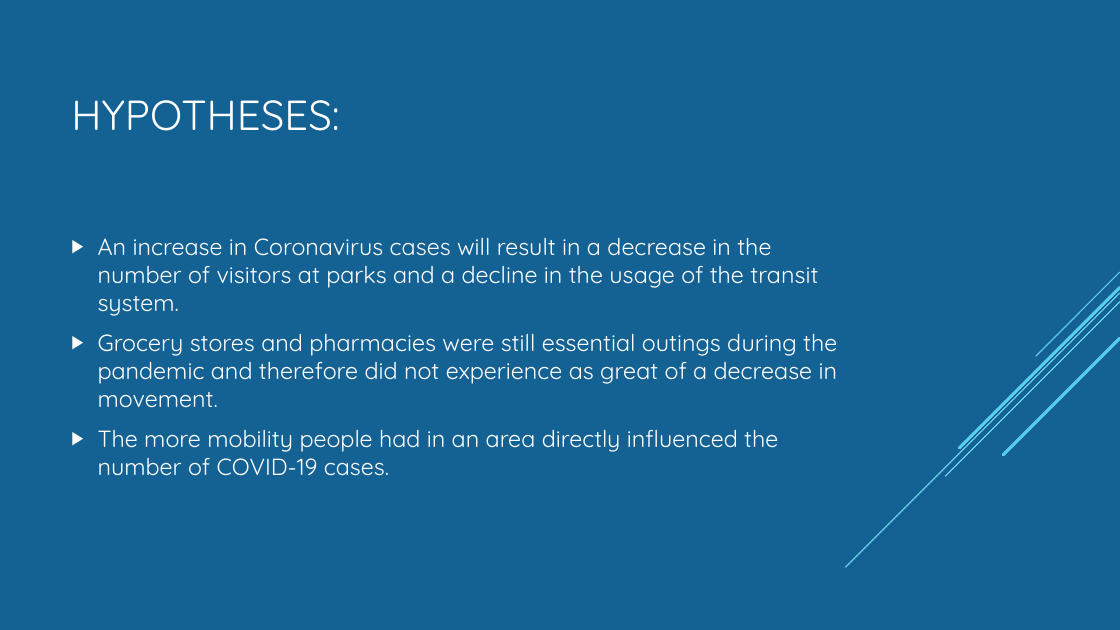
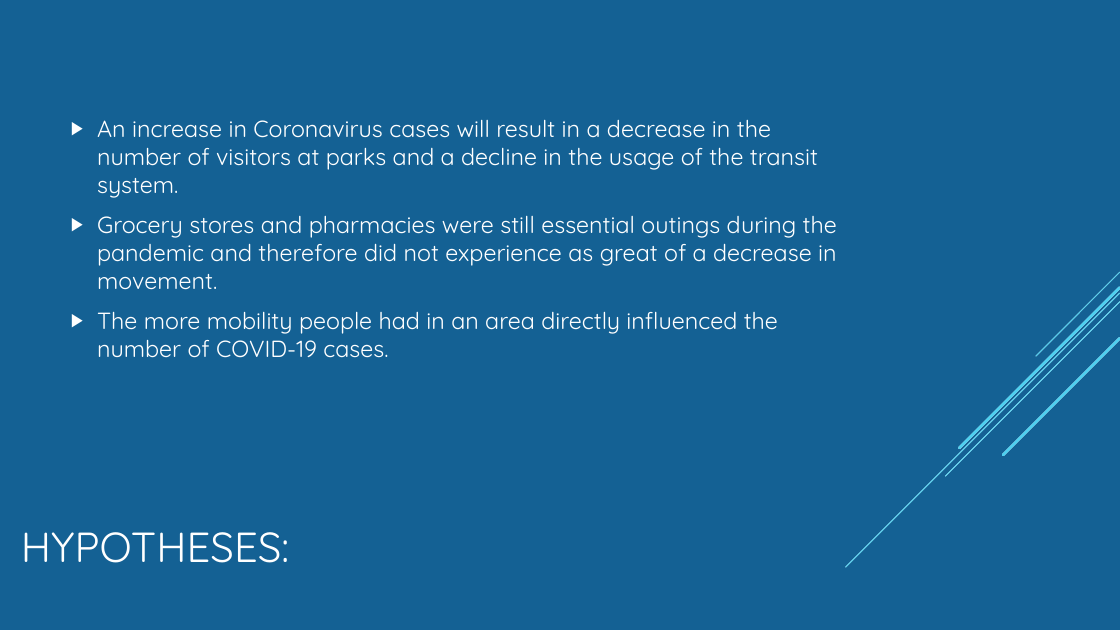
Before and after one commit to Munseaux/Pandemic-Movement, a slide deck: slide 3 of presentation.pptx. Drawn at 1120x630 pixels with LibreOffice and Linux fonts; fonts in the diff are those of the drawing. Boxes give left, top, right and bottom in pixels: in the first picture for what was removed or moved away, otherwise in the second. Text is boxed around its words. In the diff, an @@ line names an element or a change of style, - is before the commit and + after.

```diff
--- a/presentation.pptx
+++ b/presentation.pptx
@@ text "An increase in Coronavirus cases ...": place and size @@
-text "An increase in Coronavirus cases ..." at bbox=[98, 237, 837, 476]
+text "An increase in Coronavirus cases ..." at bbox=[97, 120, 837, 358]
@@ title "HYPOTHESES:": place and size @@
-title "HYPOTHESES:" at bbox=[71, 100, 339, 131]
+title "HYPOTHESES:" at bbox=[21, 532, 289, 563]
```
Also in this commit, not shown: 5 other slides changed, 6 slides added, 1 slide removed.
